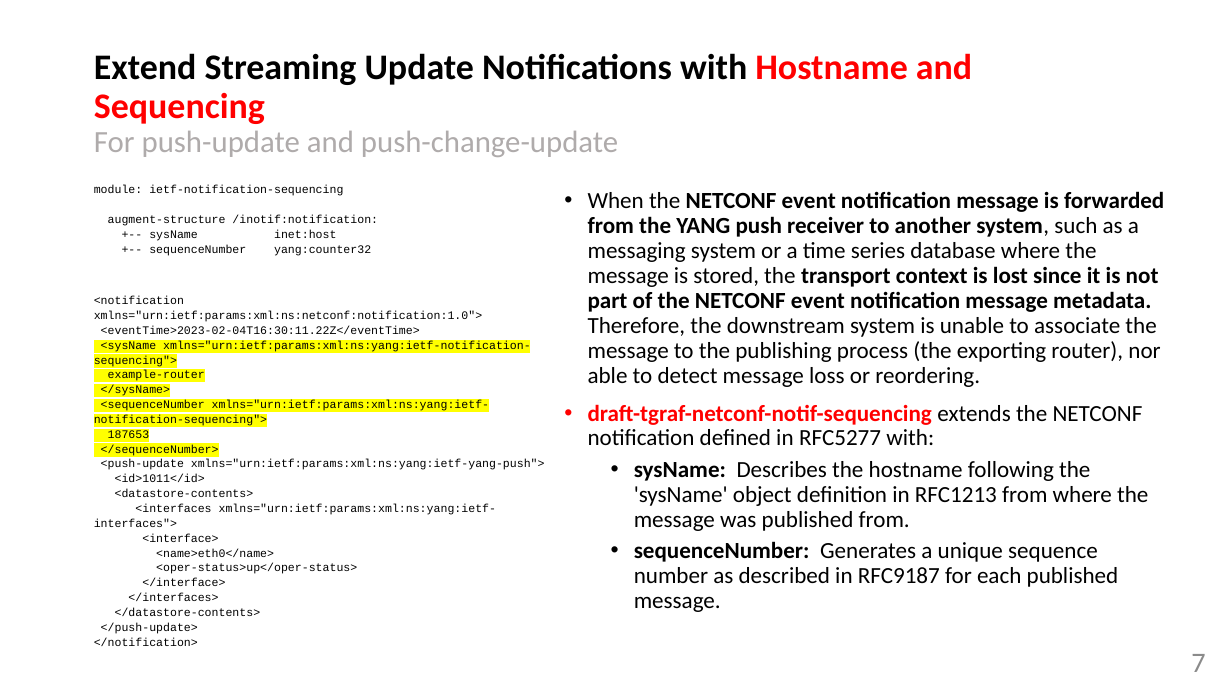
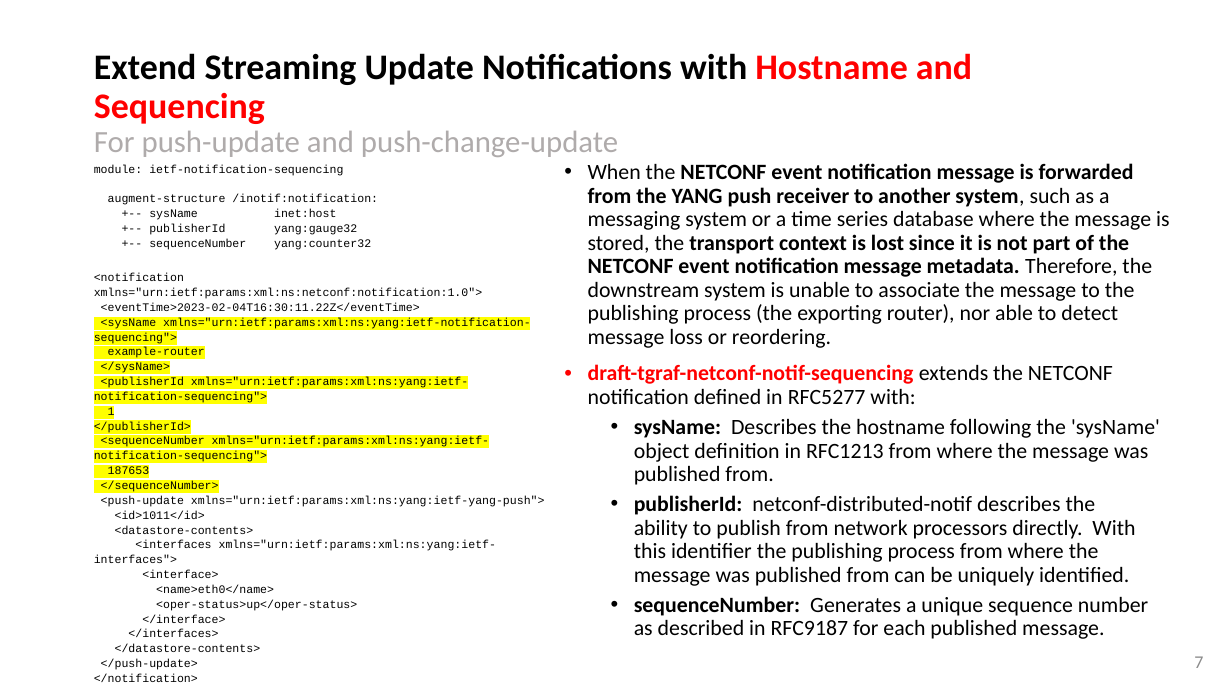
Before and after one commit to network-analytics/draft-ietf-netconf-yang-notifications-versioning, a slide deck: slide 7 of ietf116-netconf-yang-push-data-mesh-integration.pptx. Drawn at 1232x693 pixels with LibreOffice and Linux fonts; fonts in the diff are those of the drawing. Boxes give left, top, right and bottom in pixels: in the first picture for what was removed or moved away, otherwise in the second. Text is boxed around its words. In the diff, an @@ line names an element or a change of style, - is before the commit and + after.

Commit message:
publisher ID added

```diff
--- a/ietf116-netconf-yang-push-data-mesh-integration.pptx
+++ b/ietf116-netconf-yang-push-data-mesh-integration.pptx
@@ text "module: ietf-notification-sequencing": place and size @@
-text "module: ietf-notification-sequencing" at <box>94,185,378,256</box>
+text "module: ietf-notification-sequencing" at <box>94,164,378,250</box>
@@ text "When the NETCONF event notification ...": place and size @@
-text "When the NETCONF event notification ..." at <box>588,191,1164,612</box>
+text "When the NETCONF event notification ..." at <box>588,163,1170,639</box>
@@ text at <box>588,163,1170,639</box>: size 18 to 17 pt in "When the NETCONF event notification message is ...", "draft-tgraf-netconf-notif-sequencing extends the NETCONF not ...", "sysName: Describes the hostname following the 'sysName' ...", "sequenceNumber: Generates a unique sequence number as ..." @@
@@ text at <box>149,224,357,235</box>: paragraph added @@
++-- publisherId yang:gauge32
@@ text "<notification xmlns="urn:ietf:params:xml:ns:netconf:notifica ...": place and size @@
-text "<notification xmlns="urn:ietf:params:xml:ns:netconf:notifica ..." at <box>94,296,545,646</box>
+text "<notification xmlns="urn:ietf:params:xml:ns:netconf:notifica ..." at <box>94,273,545,682</box>
@@ text at <box>94,377,468,433</box>: paragraphs added @@
+<publisherId xmlns="urn:ietf:params:xml:ns:yang:ietf-notification-sequencing">
+1
+</publisherId>
@@ text at <box>634,495,1135,586</box>: paragraph added @@
+  • publisherId: netconf-distributed-notif describes the ability to publish from network processors directly. With this identifier the publishing process from where the message was published from can be uniquely identified.
@@ page number at <box>1194,656,1203,668</box>: size 22 to 14 pt @@
```
Also in this commit, not shown: 14 other slides changed, 3 other files.
